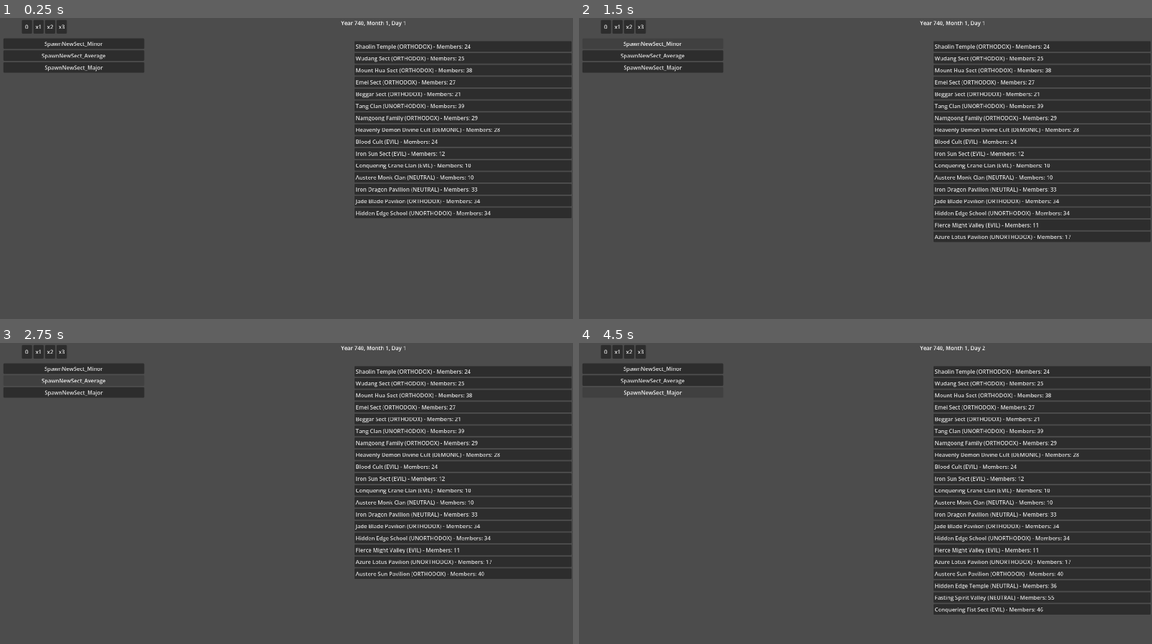
Above: before the commit, frames 1-4 (two rows, left to right).
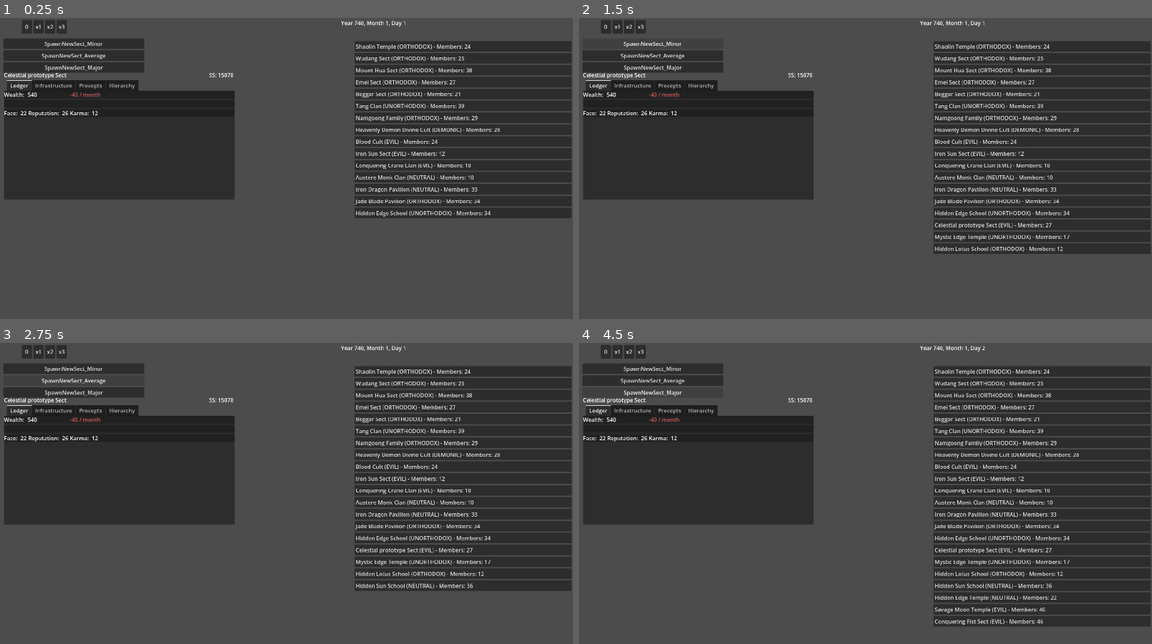
Above: after the commit, the same moments.

Repository: Chthonic-Studio/the_sect_master
Game: Godot game, scene res://Scenes/Debug/DEBUG_SectTestingGrounds.tscn
The game is run twice, just before and just after one commit, with the same random seed, the same clock (stepped at 60 frames per second) and the same inputs. This scene is started directly instead of the project's main scene.
Inputs:
- Up to frame 1 (0.25 s): no input
- Up to frame 2 (1.5 s): click "SpawnNewSect_Minor" at 0.5 s; click "SpawnNewSect_Minor" at 1.25 s
- Up to frame 3 (2.75 s): click "SpawnNewSect_Average" at 2 s
- Up to frame 4 (4.5 s): click "SpawnNewSect_Average" at 2.75 s; click "SpawnNewSect_Major" at 3.5 s; click "SpawnNewSect_Major" at 4.25 s

The runs differ from the first frame. In frame 1, 15% of the frame differs, in the area x 0-41%, y 18-61%; in frame 2, 17%; in frame 3, 17%; in frame 4, 18%, in the area x 0-100%, y 18-95%.

Commit message:
Add Sect dashboard scene and panel scripts
Introduce a modular Sect dashboard UI and supporting scripts. Adds Scenes/UI/sect_dashboard.tscn and Scripts/UI/sect_dashboard.gd to act as the master controller that routes a SectData instance to sub-panels. Implement LedgerPanel (Scripts/UI/ledger_panel.gd) and HierarchyPanel (Scripts/UI/hierarchy_panel.gd) with basic setup/update logic: LedgerPanel updates stats and listens to TimeManager.month_passed, HierarchyPanel populates a roster from SectData. Wire scripts into existing UI scenes (ledger_panel.tscn, hierarchy_panel.tscn) and mark key nodes unique_name_in_owner for scripted access. Inject the new SectDashboard PackedScene into testing/debug scenes and update DEBUG_sect_testing_grounds.gd to generate a test sect and call SectDashboard.setup_dashboard(test_sect) for live testing.

Diff:
--- a/Scenes/Debug/DEBUG_SectTestingGrounds.tscn
+++ b/Scenes/Debug/DEBUG_SectTestingGrounds.tscn
@@ -1,6 +1,7 @@
 [gd_scene format=3 uid="uid://ulyof05eintj"]
 
 [ext_resource type="Script" uid="uid://bpcrcsac64bgx" path="res://Scripts/Debug/DEBUG_sect_testing_grounds.gd" id="1_djnvu"]
+[ext_resource type="PackedScene" uid="uid://ckfe2ds8xsrjt" path="res://Scenes/UI/sect_dashboard.tscn" id="2_kkxem"]
 
 [node name="DebugSectTestingGrounds" type="Control" unique_id=607120889]
 layout_mode = 3
@@ -97,3 +98,11 @@
 custom_minimum_size = Vector2(30, 0)
 layout_mode = 2
 text = "x3"
+
+[node name="SectDashboard" parent="." unique_id=1464939097 instance=ExtResource("2_kkxem")]
+unique_name_in_owner = true
+layout_mode = 0
+offset_left = 12.0
+offset_top = 156.0
+offset_right = 688.0
+offset_bottom = 534.0
--- a/Scenes/UI/hierarchy_panel.tscn
+++ b/Scenes/UI/hierarchy_panel.tscn
@@ -1,8 +1,11 @@
 [gd_scene format=3 uid="uid://j3nh7ma1nwe"]
 
 [ext_resource type="PackedScene" uid="uid://b6x40hbcb6byg" path="res://Scenes/UI/roster_item.tscn" id="1_1qxc6"]
+[ext_resource type="Script" uid="uid://bsmb0bb42gtbt" path="res://Scripts/UI/hierarchy_panel.gd" id="1_hxmff"]
 
 [node name="HierarchyPanel" type="VBoxContainer" unique_id=1791663435]
+script = ExtResource("1_hxmff")
+roster_item_scene = ExtResource("1_1qxc6")
 
 [node name="HeaderFilters" type="HBoxContainer" parent="." unique_id=1046407441]
 layout_mode = 2
@@ -12,6 +15,7 @@
 layout_mode = 2
 
 [node name="TotalMembersCount" type="Label" parent="HeaderFilters" unique_id=1522070805]
+unique_name_in_owner = true
 custom_minimum_size = Vector2(200, 0)
 layout_mode = 2
 
@@ -19,6 +23,7 @@
 layout_mode = 2
 
 [node name="RosterGrid" type="GridContainer" parent="MainRoster" unique_id=956887998]
+unique_name_in_owner = true
 layout_mode = 2
 size_flags_horizontal = 3
 size_flags_vertical = 3
--- a/Scenes/UI/ledger_panel.tscn
+++ b/Scenes/UI/ledger_panel.tscn
@@ -1,6 +1,9 @@
 [gd_scene format=3 uid="uid://b34erchstwbbc"]
 
+[ext_resource type="Script" uid="uid://b453hoavyujfs" path="res://Scripts/UI/ledger_panel.gd" id="1_7auym"]
+
 [node name="LedgerPanel" type="VBoxContainer" unique_id=233494681]
+script = ExtResource("1_7auym")
 
 [node name="WealthIncome" type="PanelContainer" parent="." unique_id=2013521080]
 layout_mode = 2
@@ -14,11 +17,13 @@
 text = "Wealth:"
 
 [node name="CurrentWealth" type="Label" parent="WealthIncome/HBoxContainer" unique_id=154934290]
+unique_name_in_owner = true
 custom_minimum_size = Vector2(120, 0)
 layout_mode = 2
 text = "999"
 
 [node name="WealthDeltaTooltip" type="Label" parent="WealthIncome/HBoxContainer" unique_id=1369086963]
+unique_name_in_owner = true
 layout_mode = 2
 text = "+15 / month"
 
@@ -49,6 +54,7 @@
 text = "Face: "
 
 [node name="FaceStat" type="Label" parent="SectStats/HBoxContainer" unique_id=788455401]
+unique_name_in_owner = true
 layout_mode = 2
 
 [node name="ReputationLabel" type="Label" parent="SectStats/HBoxContainer" unique_id=1857336105]
@@ -56,6 +62,7 @@
 text = "Reputation: "
 
 [node name="ReputationStat" type="Label" parent="SectStats/HBoxContainer" unique_id=953769448]
+unique_name_in_owner = true
 layout_mode = 2
 
 [node name="KarmaLabel" type="Label" parent="SectStats/HBoxContainer" unique_id=252370390]
@@ -63,4 +70,5 @@
 text = "Karma: "
 
 [node name="KarmaStat" type="Label" parent="SectStats/HBoxContainer" unique_id=818448618]
+unique_name_in_owner = true
 layout_mode = 2
--- /dev/null
+++ b/Scenes/UI/sect_dashboard.tscn
@@ -0,0 +1,83 @@
+[gd_scene format=3 uid="uid://ckfe2ds8xsrjt"]
+
+[ext_resource type="PackedScene" uid="uid://b34erchstwbbc" path="res://Scenes/UI/ledger_panel.tscn" id="1_3cxdh"]
+[ext_resource type="Script" uid="uid://cbaukjfljtaaj" path="res://Scripts/UI/sect_dashboard.gd" id="1_a7vi4"]
+[ext_resource type="PackedScene" uid="uid://cfia6b3uj8k14" path="res://Scenes/UI/infrastructure_panel.tscn" id="2_a7vi4"]
+[ext_resource type="PackedScene" uid="uid://cumrkp7iq83hn" path="res://Scenes/UI/precepts_panel.tscn" id="3_uocbj"]
+[ext_resource type="PackedScene" uid="uid://j3nh7ma1nwe" path="res://Scenes/UI/hierarchy_panel.tscn" id="4_ioxsk"]
+
+[node name="SectDashboard" type="Control" unique_id=1464939097]
+layout_mode = 3
+anchors_preset = 0
+offset_left = 267.0
+offset_top = 319.0
+offset_right = 943.0
+offset_bottom = 697.0
+script = ExtResource("1_a7vi4")
+
+[node name="MarginContainer" type="MarginContainer" parent="." unique_id=1103364793]
+layout_mode = 1
+anchors_preset = 15
+anchor_right = 1.0
+anchor_bottom = 1.0
+grow_horizontal = 2
+grow_vertical = 2
+metadata/_edit_use_anchors_ = true
+
+[node name="VBoxContainer" type="VBoxContainer" parent="MarginContainer" unique_id=559865680]
+layout_mode = 2
+
+[node name="Header" type="HBoxContainer" parent="MarginContainer/VBoxContainer" unique_id=970222495]
+layout_mode = 2
+
+[node name="SectNameLabel" type="Label" parent="MarginContainer/VBoxContainer/Header" unique_id=114384316]
+unique_name_in_owner = true
+layout_mode = 2
+size_flags_horizontal = 3
+text = "Sect Name"
+
+[node name="SectStrengthLabel" type="Label" parent="MarginContainer/VBoxContainer/Header" unique_id=350978026]
+unique_name_in_owner = true
+custom_minimum_size = Vector2(75, 0)
+layout_mode = 2
+text = "SS: 999"
+
+[node name="MainTabs" type="TabContainer" parent="MarginContainer/VBoxContainer" unique_id=1274740794]
+layout_mode = 2
+size_flags_vertical = 3
+current_tab = 0
+
+[node name="Ledger" type="MarginContainer" parent="MarginContainer/VBoxContainer/MainTabs" unique_id=999223397]
+layout_mode = 2
+metadata/_tab_index = 0
+
+[node name="LedgerPanel" parent="MarginContainer/VBoxContainer/MainTabs/Ledger" unique_id=233494681 instance=ExtResource("1_3cxdh")]
+unique_name_in_owner = true
+layout_mode = 2
+
+[node name="Infrastructure" type="MarginContainer" parent="MarginContainer/VBoxContainer/MainTabs" unique_id=544763480]
+visible = false
+layout_mode = 2
+metadata/_tab_index = 1
+
+[node name="InfrastructurePanel" parent="MarginContainer/VBoxContainer/MainTabs/Infrastructure" unique_id=290949399 instance=ExtResource("2_a7vi4")]
+unique_name_in_owner = true
+layout_mode = 2
+
+[node name="Precepts" type="MarginContainer" parent="MarginContainer/VBoxContainer/MainTabs" unique_id=53810609]
+visible = false
+layout_mode = 2
+metadata/_tab_index = 2
+
+[node name="PreceptsPanel" parent="MarginContainer/VBoxContainer/MainTabs/Precepts" unique_id=821234677 instance=ExtResource("3_uocbj")]
+unique_name_in_owner = true
+layout_mode = 2
+
+[node name="Hierarchy" type="MarginContainer" parent="MarginContainer/VBoxContainer/MainTabs" unique_id=109635834]
+visible = false
+layout_mode = 2
+metadata/_tab_index = 3
+
+[node name="HierarchyPanel" parent="MarginContainer/VBoxContainer/MainTabs/Hierarchy" unique_id=1791663435 instance=ExtResource("4_ioxsk")]
+unique_name_in_owner = true
+layout_mode = 2
--- a/Scenes/testing_grounds.tscn
+++ b/Scenes/testing_grounds.tscn
@@ -1,10 +1,7 @@
 [gd_scene format=3 uid="uid://orxe6dw2vjou"]
 
 [ext_resource type="Script" uid="uid://c2h0cer1tsaxn" path="res://Scripts/Debug/testing_grounds.gd" id="1_gnny0"]
-[ext_resource type="PackedScene" uid="uid://b34erchstwbbc" path="res://Scenes/UI/ledger_panel.tscn" id="2_xwgi5"]
-[ext_resource type="PackedScene" uid="uid://cfia6b3uj8k14" path="res://Scenes/UI/infrastructure_panel.tscn" id="3_8r85p"]
-[ext_resource type="PackedScene" uid="uid://cumrkp7iq83hn" path="res://Scenes/UI/precepts_panel.tscn" id="4_pc1jd"]
-[ext_resource type="PackedScene" uid="uid://j3nh7ma1nwe" path="res://Scenes/UI/hierarchy_panel.tscn" id="5_sgel4"]
+[ext_resource type="PackedScene" uid="uid://ckfe2ds8xsrjt" path="res://Scenes/UI/sect_dashboard.tscn" id="2_dcuqf"]
 
 [node name="TestingGrounds" type="Control" unique_id=137360398]
 layout_mode = 3
@@ -93,73 +90,12 @@
 layout_mode = 2
 text = "Send Char to Directive"
 
-[node name="SectDashboard" type="Control" parent="." unique_id=1682375341]
-anchors_preset = 0
-offset_left = 267.0
-offset_top = 319.0
-offset_right = 943.0
-offset_bottom = 697.0
-
-[node name="MarginContainer" type="MarginContainer" parent="SectDashboard" unique_id=239487296]
-layout_mode = 1
-anchors_preset = 15
-anchor_right = 1.0
-anchor_bottom = 1.0
-grow_horizontal = 2
-grow_vertical = 2
-metadata/_edit_use_anchors_ = true
-
-[node name="VBoxContainer" type="VBoxContainer" parent="SectDashboard/MarginContainer" unique_id=455382074]
-layout_mode = 2
-
-[node name="Header" type="HBoxContainer" parent="SectDashboard/MarginContainer/VBoxContainer" unique_id=2031932389]
-layout_mode = 2
-
-[node name="SectNameLabel" type="Label" parent="SectDashboard/MarginContainer/VBoxContainer/Header" unique_id=1317383330]
-layout_mode = 2
-size_flags_horizontal = 3
-text = "Sect Name"
-
-[node name="SectStrengthLabel" type="Label" parent="SectDashboard/MarginContainer/VBoxContainer/Header" unique_id=684763621]
-custom_minimum_size = Vector2(75, 0)
-layout_mode = 2
-text = "SS: 999"
-
-[node name="MainTabs" type="TabContainer" parent="SectDashboard/MarginContainer/VBoxContainer" unique_id=1368704299]
-layout_mode = 2
-size_flags_vertical = 3
-current_tab = 3
-
-[node name="Ledger" type="MarginContainer" parent="SectDashboard/MarginContainer/VBoxContainer/MainTabs" unique_id=1609649253]
-visible = false
-layout_mode = 2
-metadata/_tab_index = 0
-
-[node name="LedgerPanel" parent="SectDashboard/MarginContainer/VBoxContainer/MainTabs/Ledger" unique_id=233494681 instance=ExtResource("2_xwgi5")]
-layout_mode = 2
-
-[node name="Infrastructure" type="MarginContainer" parent="SectDashboard/MarginContainer/VBoxContainer/MainTabs" unique_id=912598318]
-visible = false
-layout_mode = 2
-metadata/_tab_index = 1
-
-[node name="InfrastructurePanel" parent="SectDashboard/MarginContainer/VBoxContainer/MainTabs/Infrastructure" unique_id=290949399 instance=ExtResource("3_8r85p")]
-layout_mode = 2
-
-[node name="Precepts" type="MarginContainer" parent="SectDashboard/MarginContainer/VBoxContainer/MainTabs" unique_id=432399]
-visible = false
-layout_mode = 2
-metadata/_tab_index = 2
-
-[node name="PreceptsPanel" parent="SectDashboard/MarginContainer/VBoxContainer/MainTabs/Precepts" unique_id=821234677 instance=ExtResource("4_pc1jd")]
-layout_mode = 2
-
-[node name="Hierarchy" type="MarginContainer" parent="SectDashboard/MarginContainer/VBoxContainer/MainTabs" unique_id=1231104190]
-layout_mode = 2
-metadata/_tab_index = 3
-
-[node name="HierarchyPanel" parent="SectDashboard/MarginContainer/VBoxContainer/MainTabs/Hierarchy" unique_id=1791663435 instance=ExtResource("5_sgel4")]
-layout_mode = 2
+[node name="SectDashboard" parent="." unique_id=1464939097 instance=ExtResource("2_dcuqf")]
+layout_mode = 0
+offset_left = 0.0
+offset_top = 0.0
+offset_right = 676.0
+offset_bottom = 378.0
 
 [node name="LedgerPanel" type="VBoxContainer" parent="." unique_id=1443321662]
 layout_mode = 0
--- a/Scripts/Debug/DEBUG_sect_testing_grounds.gd
+++ b/Scripts/Debug/DEBUG_sect_testing_grounds.gd
@@ -37,6 +37,14 @@
 
 	_update_time_display()
 	TimeManager.set_time_speed(TimeManager.Speed.NORMAL)
+
+	# 2. Generate a fully populated test sect
+	var test_sect = SectGenerator.generate_custom_sect(SectGenerator.SectTier.AVERAGE, {
+		"name": "Celestial prototype Sect"
+	})
+
+	# 3. Inject it into the UI!
+	%SectDashboard.setup_dashboard(test_sect)
 
 func _update_time_display() -> void:
 	time_label.text = TimeManager.get_date_string()
--- /dev/null
+++ b/Scripts/UI/hierarchy_panel.gd
@@ -0,0 +1,38 @@
+extends VBoxContainer
+class_name HierarchyPanel
+
+@export var roster_item_scene: PackedScene
+var active_sect: SectData
+
+func setup_panel(sect: SectData) -> void:
+	active_sect = sect
+	_refresh_roster()
+
+func _refresh_roster() -> void:
+	if not active_sect: return
+
+	%TotalMembersCount.text = "Total Disciples: " + str(active_sect.all_members.size())
+
+	# Clean up old UI nodes
+	for child in %RosterGrid.get_children():
+		child.queue_free()
+
+	# Populate new nodes
+	for char_id in active_sect.all_members:
+		var character = SimulationManager.get_character(char_id)
+		if character and character.is_alive:
+			_spawn_roster_item(character)
+
+func _spawn_roster_item(character: CharacterData) -> void:
+	var item = roster_item_scene.instantiate()
+	%RosterGrid.add_child(item)
+
+	# Assuming your roster_item.tscn has labels named Name, Realm, CurrentPosition
+	var name_label = item.get_node("HBoxContainer/Name")
+	var realm_label = item.get_node("HBoxContainer/Realm")
+
+	name_label.text = character.get_full_name()
+
+	# Convert Enum to String representation
+	var realm_string = Definitions.MartialRealm.keys()[character.current_realm].capitalize()
+	realm_label.text = realm_string
--- /dev/null
+++ b/Scripts/UI/ledger_panel.gd
@@ -0,0 +1,42 @@
+extends VBoxContainer
+class_name LedgerPanel
+
+var active_sect: SectData
+
+func _ready() -> void:
+	# Event-driven UI: Only recalculate economy when a month actually passes.
+	TimeManager.month_passed.connect(_on_month_passed)
+
+func setup_panel(sect: SectData) -> void:
+	active_sect = sect
+	_update_ledger()
+
+func _update_ledger() -> void:
+	if not active_sect:
+		return
+
+	# --- STATS ---
+	%FaceStat.text = str(active_sect.stats.get(Definitions.SectStat.FACE, 0))
+	%ReputationStat.text = str(active_sect.stats.get(Definitions.SectStat.REPUTATION, 50))
+	%KarmaStat.text = str(active_sect.stats.get(Definitions.SectStat.KARMA, 50))
+
+	# --- ECONOMY ---
+	%CurrentWealth.text = str(active_sect.resources.get(Definitions.ResourceType.WEALTH, 0))
+
+	var deltas = active_sect.get_projected_monthly_deltas()
+	var wealth_delta = deltas.get(Definitions.ResourceType.WEALTH, 0)
+
+	# Format delta with a positive sign if profitable
+	var delta_prefix = "+" if wealth_delta >= 0 else ""
+	%WealthDeltaTooltip.text = "%s%d / month" % [delta_prefix, wealth_delta]
+
+	# Color code the income for quick UX readability
+	if wealth_delta < 0:
+		%WealthDeltaTooltip.add_theme_color_override("font_color", Color.INDIAN_RED)
+	else:
+		%WealthDeltaTooltip.add_theme_color_override("font_color", Color.PALE_GREEN)
+
+func _on_month_passed(_month: int) -> void:
+	# Optimization: Only update the labels if the player is actually looking at this tab
+	if is_visible_in_tree():
+		_update_ledger()
--- /dev/null
+++ b/Scripts/UI/sect_dashboard.gd
@@ -0,0 +1,31 @@
+extends Control
+class_name SectDashboard
+
+## Master controller for the Sect UI.
+## Routes the active SectData down to the specialized sub-panels.
+
+var active_sect: SectData
+
+func setup_dashboard(sect: SectData) -> void:
+	if active_sect:
+		# Clean up old connections if we switch views between different sects
+		active_sect.strength_recalculated.disconnect(_on_strength_recalculated)
+
+	active_sect = sect
+
+	# Initial Header Update
+	%SectNameLabel.text = active_sect.sect_name
+	_on_strength_recalculated(active_sect)
+
+	# Listen for dynamic strength changes (e.g., someone leveled up or died)
+	active_sect.strength_recalculated.connect(_on_strength_recalculated)
+
+	# Propagate the data downward to our modular panels
+	# (We use has_method to prevent crashes if a panel isn't scripted yet)
+	if %LedgerPanel.has_method("setup_panel"): %LedgerPanel.setup_panel(active_sect)
+	if %HierarchyPanel.has_method("setup_panel"): %HierarchyPanel.setup_panel(active_sect)
+	if %InfrastructurePanel.has_method("setup_panel"): %InfrastructurePanel.setup_panel(active_sect)
+	if %PreceptsPanel.has_method("setup_panel"): %PreceptsPanel.setup_panel(active_sect)
+
+func _on_strength_recalculated(sect: SectData) -> void:
+	%SectStrengthLabel.text = "SS: " + str(sect.cached_sect_strength)
Not shown, added: Scripts/UI/hierarchy_panel.gd.uid
Not shown, added: Scripts/UI/ledger_panel.gd.uid
Not shown, added: Scripts/UI/sect_dashboard.gd.uid
